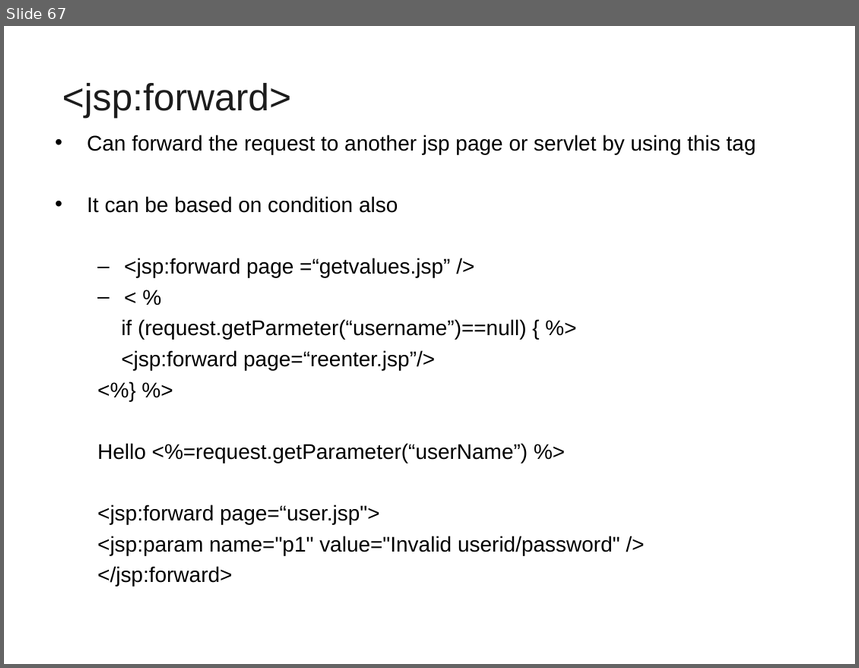
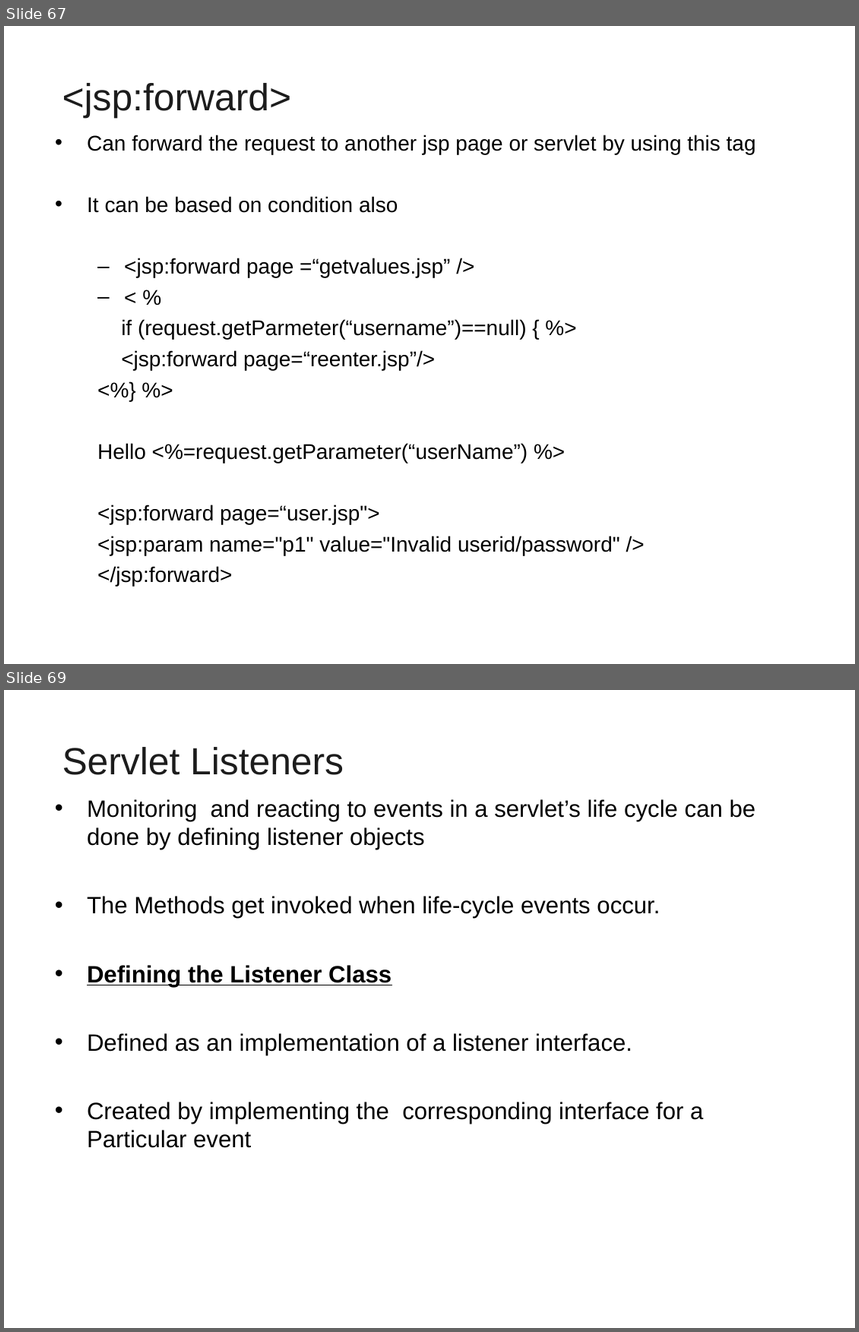
Before and after one commit to vatsanTraining/lumen_sep_2021, a slide deck: JEE_Day1_Lumen_2021.ppt. Shown one above the other, each under a label of ours: slide 67 before the commit, slides 67 and 69 after it; the slides between them are not shown. The pictures are 859x668 and 859x1332 pixels, drawn with LibreOffice and Linux fonts; fonts in the diff are those of the drawing; background and template pictures are left out. Boxes give left, top, right and bottom in pixels: in the first picture for what was removed or moved away, otherwise in the second. Text is boxed around its words. In the diff, an @@ line names an element or a change of style, - is before the commit and + after.

```diff
--- a/JEE_Day1_Lumen_2021.ppt
+++ b/JEE_Day1_Lumen_2021.ppt
@@ slide 69 added at [4, 690, 855, 1328], background picture (left out) @@
@@ title added at [63, 747, 344, 775], 32 pt, text #1C1C1C @@
+Servlet Listeners
@@ text added at [87, 799, 756, 1148], 20 pt, text #000000 @@
+• Monitoring and reacting to events in a servlet’s life cycle can be done by defining listener objects
+• The Methods get invoked when life-cycle events occur.
+• Defining the Listener Class
+• Defined as an implementation of a listener interface.
+• Created by implementing the corresponding interface for a Particular event
```
Also in this commit, not shown: 1 slide changed, 10 other slides added.
